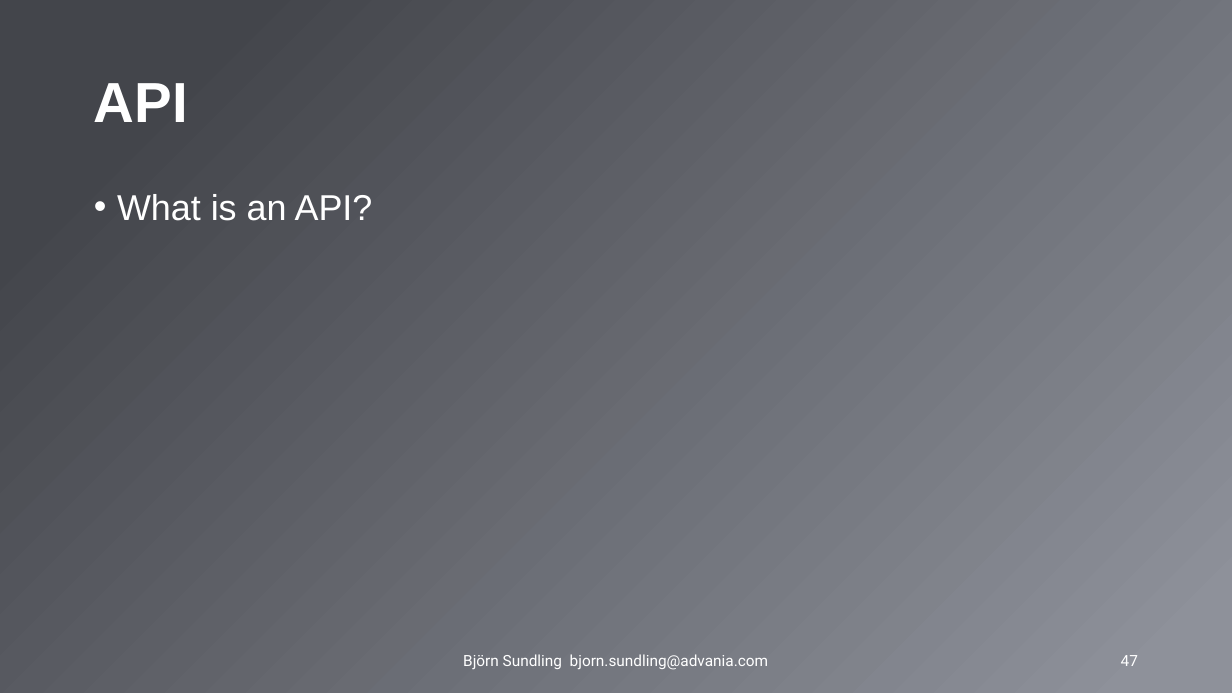
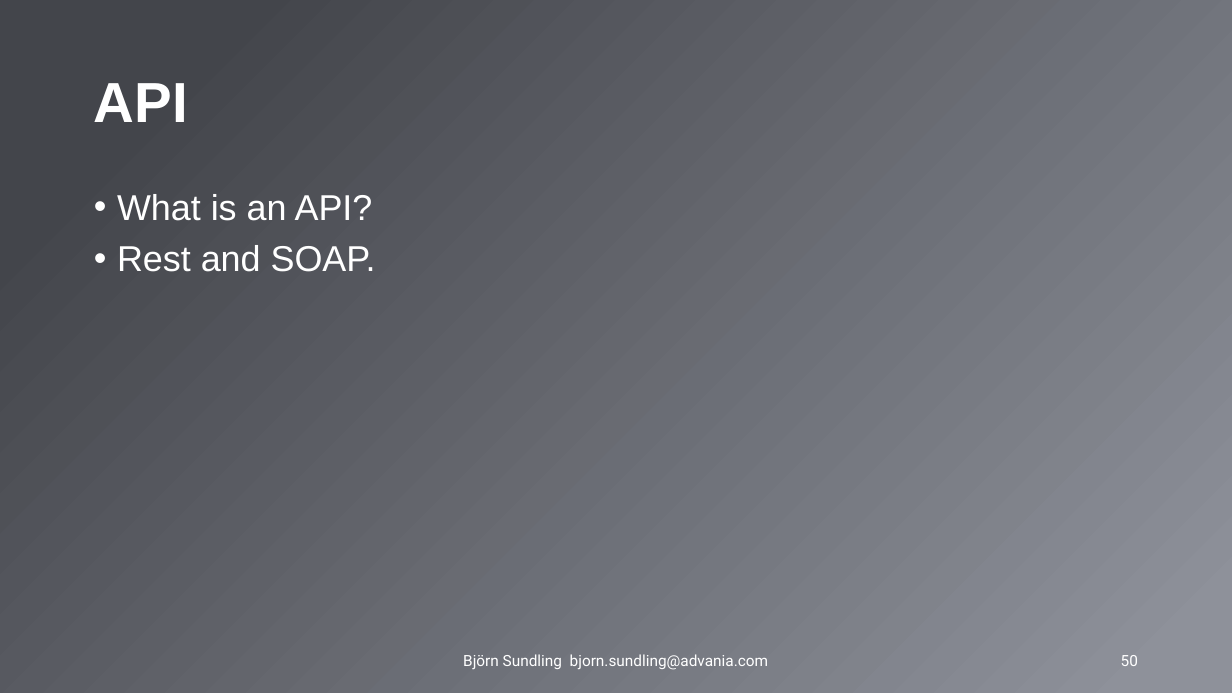
Before and after one commit to AdvaniaSE/PowerShellAdvancedFundamentals, a slide deck: slide 50 of PowerShell Advanced Fundamentals.pptx (slide 47 before the commit). Drawn at 1232x693 pixels with LibreOffice and Linux fonts; fonts in the diff are those of the drawing; background and template pictures are left out. Boxes give left, top, right and bottom in pixels: in the first picture for what was removed or moved away, otherwise in the second. Text is boxed around its words. In the diff, an @@ line names an element or a change of style, - is before the commit and + after.

```diff
--- a/PowerShell Advanced Fundamentals.pptx
+++ b/PowerShell Advanced Fundamentals.pptx
@@ text at [117,245,376,272]: paragraph added @@
+• Rest and SOAP.
@@ page number at [1121,655,1138,666]: text changed @@
-47
+50
```
Also in this commit, not shown: 9 other slides changed, 3 slides added.
